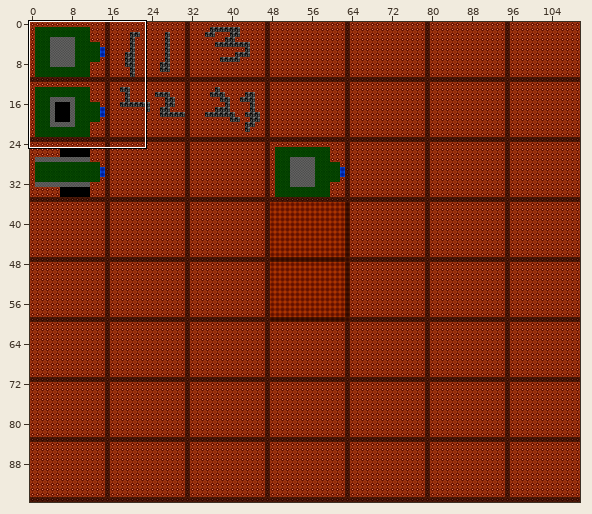
Tiled map (JSON), stored at levels/lvl1.json. Above, an overview of the earlier version with the close-up marked.
Close-up. The starting point:
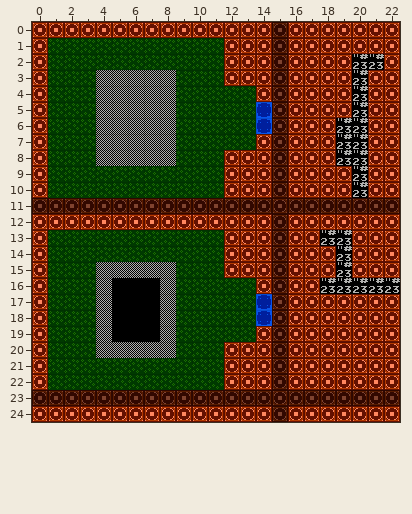
Cells are 16x16 px. Shown: x 0..22, y 0..24. The commit also changed other parts of the map, which this record leaves out.
After the commit:
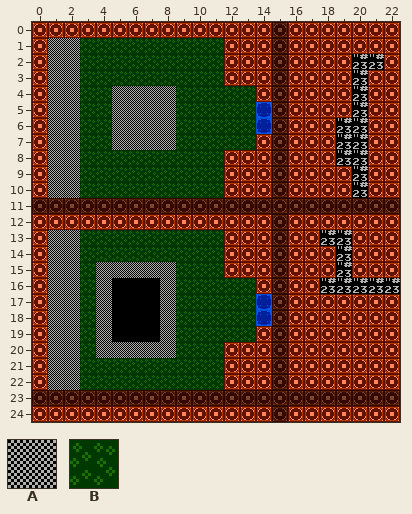
Key: from "Main": A 57, B 224.
_ is an empty cell.
Tiles replaced or removed in this view: A, B.
Diff:
Changed rows in their new state; . is an unchanged cell.
Layer "Tile Layer 1":
first column x 1:
 1 AA......
 2 AA......
 3 AA.BBBBB
 4 AA.B....
 5 AA.B....
 6 AA.B....
 7 AA.B....
 8 AA.BBBBB
 9 AA......
10 AA......
13 AA......
14 AA......
15 AA......
16 AA......
17 AA......
18 AA......
19 AA......
20 AA......
21 AA......
22 AA......
Changed places in both close-ups, as pixel boxes (x1, y1, x2, y2):
changed: (48, 38, 80, 198)
changed: (96, 70, 176, 166)
changed: (48, 230, 80, 390)
